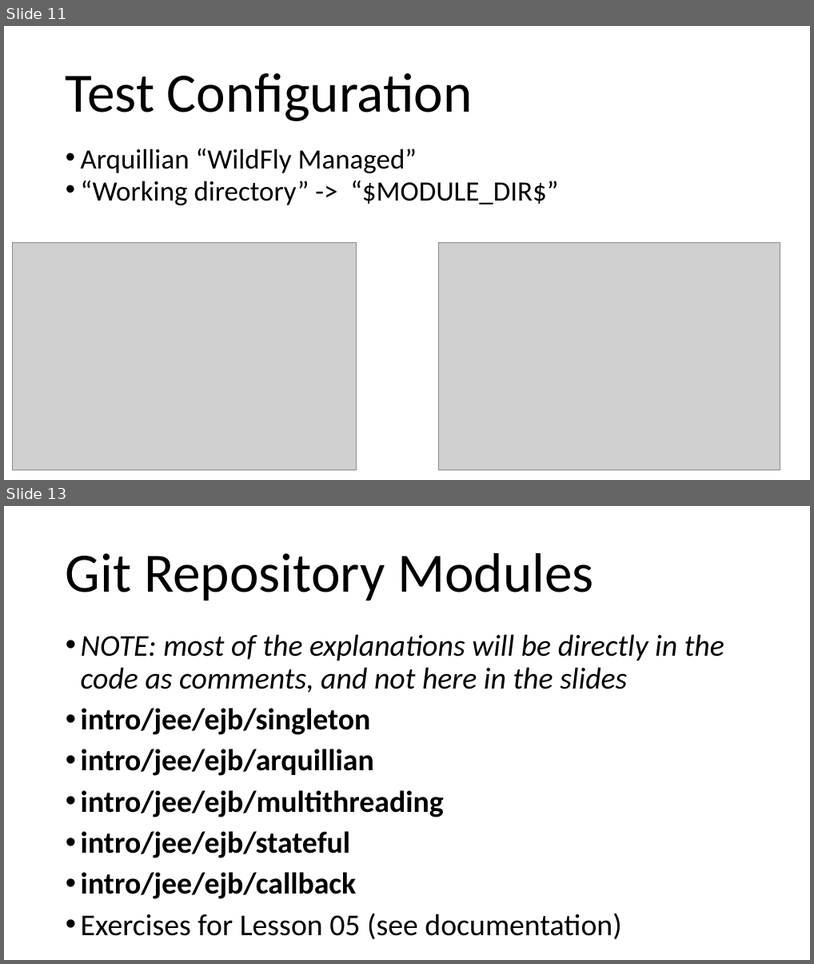
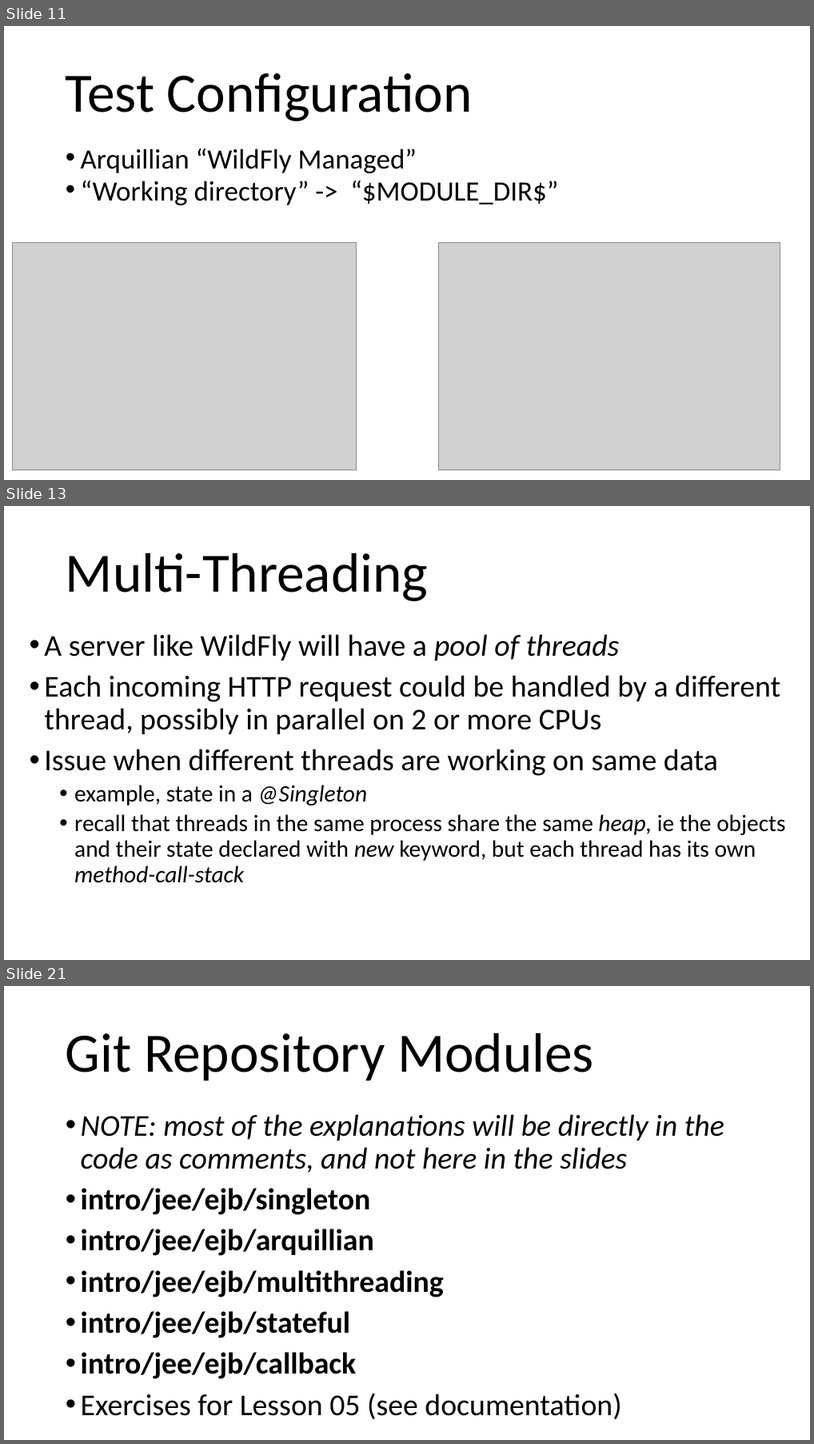
Before and after one commit to arcuri82/testing_security_development_enterprise_systems, a slide deck: doc/intro/slides/lesson_05_ejb.pptx. Shown one above the other, each under a label of ours: slides 11 and 13 before the commit, slides 11, 13 and 21 after it; the slides between them are not shown. The pictures are 814x964 and 814x1444 pixels, drawn with LibreOffice and Linux fonts; fonts in the diff are those of the drawing; grey boxes stand for pictures. Boxes give left, top, right and bottom in pixels: in the first picture for what was removed or moved away, otherwise in the second. Text is boxed around its words. In the diff, an @@ line names an element or a change of style, - is before the commit and + after.

Commit message:
more on multi-threading

```diff
--- a/doc/intro/slides/lesson_05_ejb.pptx
+++ b/doc/intro/slides/lesson_05_ejb.pptx
@@ slide 13 added at [4,506,810,960], background #FFFFFF @@
@@ title added at [66,553,428,601], 66 pt, text #000000 @@
+Multi-Threading
@@ text added at [44,634,786,883], 36 pt, text #000000 @@
+• A server like WildFly will have a pool of threads
+• Each incoming HTTP request could be handled by a different thread, possibly in parallel on 2 or more CPUs
+• Issue when different threads are working on same data
+  • example, state in a @Singleton
+  • recall that threads in the same process share the same heap, ie the objects and their state declared with new keyword, but each thread has its own method-call-stack
@@ what was slide 13 is now slide 21 @@
```
Also in this commit, not shown: 1 slide changed, 7 other slides added, 7 other files.
